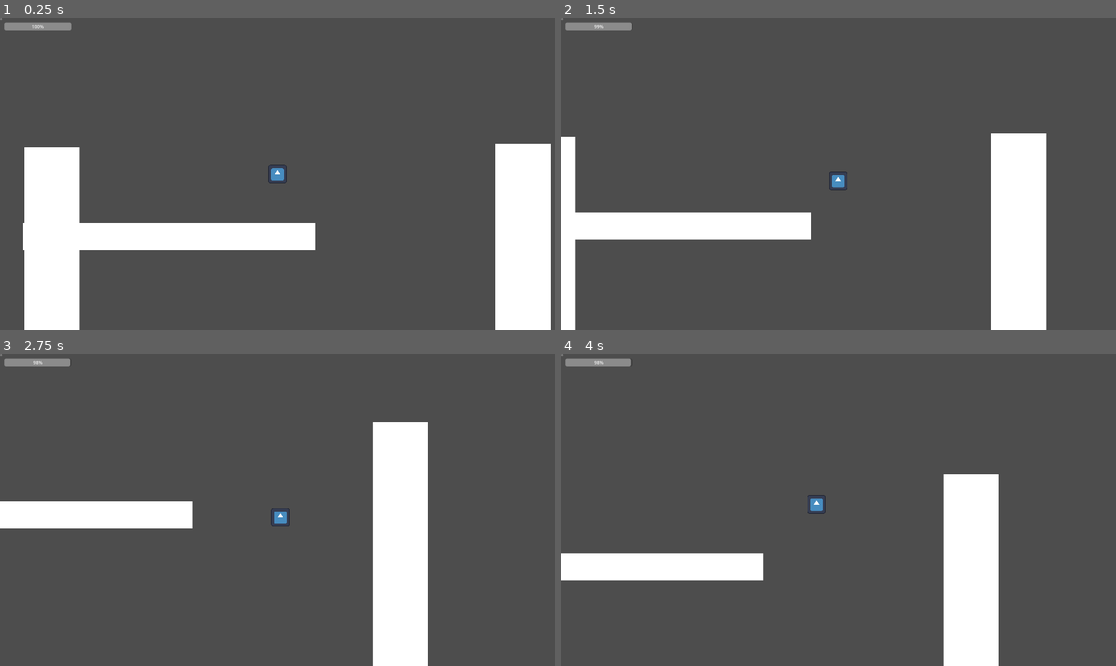
Above: before the commit, frames 1-4 (two rows, left to right).
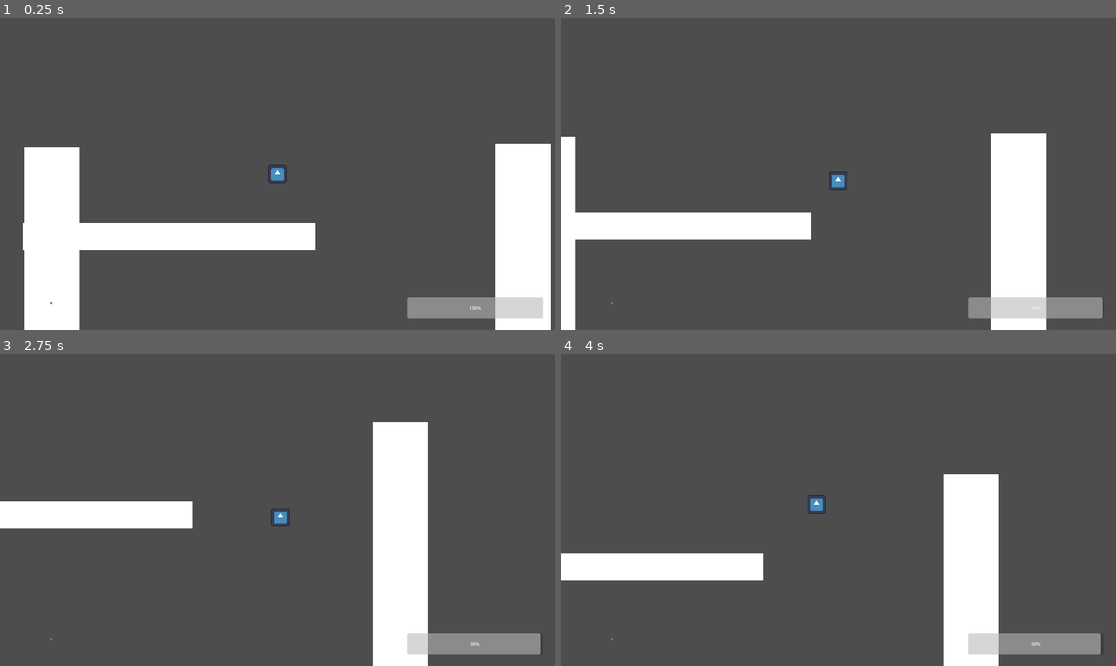
Above: after the commit, the same moments.

Repository: Geofoods/hungry-shark-evolution
Game: Godot game, scene res://scenes/level.tscn
The game is run twice, just before and just after one commit, with the same random seed, the same clock (stepped at 60 frames per second) and the same inputs. The engine's default icon, where the game draws it, is replaced by a stand-in: a white triangle on a blue panel in a dark square.
Inputs (mouse positions are in pixels of both pictures, inside the frame that each line leads up to):
- Up to frame 1 (0.25 s): no input
- Up to frame 2 (1.5 s): tap Enter at 0.5 s; move the mouse to (960, 158) at 0.52 s; hold Right (ui_right) 0.53-1.28 s; move the mouse to (727, 189) at 1.27 s; hold Down (ui_down) from 1.28 s (still down)
- Up to frame 3 (2.75 s): move the mouse to (333, 441) at 2.02 s; release Down (ui_down) at 2.03 s; hold Right (ui_right) from 2.03 s (still down)
- Up to frame 4 (4 s): move the mouse to (810, 572) at 2.77 s; release Right (ui_right) at 2.78 s; hold Up (ui_up) 2.78-3.53 s; move the mouse to (1005, 556) at 3.52 s; hold Left (ui_left) from 3.53 s (still down)

The runs differ from the first frame. In frame 1, 1.9% of the frame differs, in the area x 0-98%, y 0-97%; in frame 2, 1.9%; in frame 3, 1.9%; in frame 4, 1.9%.

Commit message:
Update level.tscn

Diff:
--- a/scenes/level.tscn
+++ b/scenes/level.tscn
@@ -783,16 +783,21 @@
 metadata/_edit_use_anchors_ = true
 
 [node name="ProgressBar" type="ProgressBar" parent="User Interface" unique_id=1959476848]
-offset_left = 15.0
-offset_top = 16.0
-offset_right = 247.0
-offset_bottom = 43.0
+offset_left = 1409.0
+offset_top = 967.0
+offset_right = 1878.0
+offset_bottom = 1040.0
 value = 100.0
 script = ExtResource("3_w8frs")
 
 [node name="TextEdit" type="TextEdit" parent="User Interface" unique_id=1960287643]
-offset_right = 8.0
-offset_bottom = 8.0
+offset_left = 173.0
+offset_top = 983.0
+offset_right = 181.0
+offset_bottom = 991.0
+rotation = 0.02104335
+theme_override_font_sizes/font_size = 100
+text = "sdfhfh"
 placeholder_text = "0m"
 script = ExtResource("5_2r41h")
 
